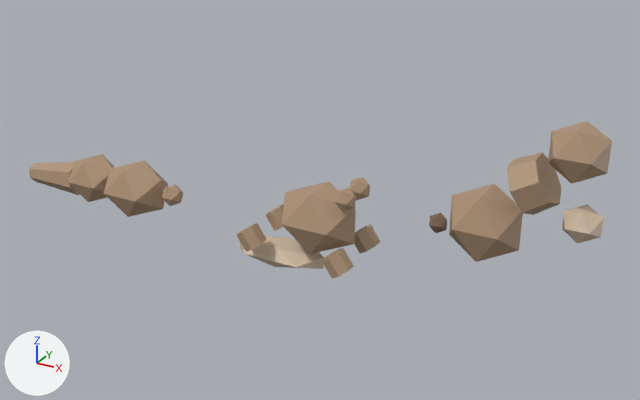
The glTF model public/studio/v2.15.0/d_otter/model.glb: old version first, new version second.
One viewpoint serves both versions: a camera (50 mm lens) standing at (6.49, -11.24, 6.55) and looking at (0.18, 0.24, 0.81). Every picture has the same lights, and +X, +Y and +Z are marked at lower left. The first picture is the older version. Where no turn or scale is listed for an object, it has been applied to the vertices.

Objects in the first picture: 'part0', 'part1', 'part10', 'part11', 'part13', 'part14', 'part16', 'part2', 'part3', 'part4', 'part5', 'part6', 'part7', 'part9' and 3 more.
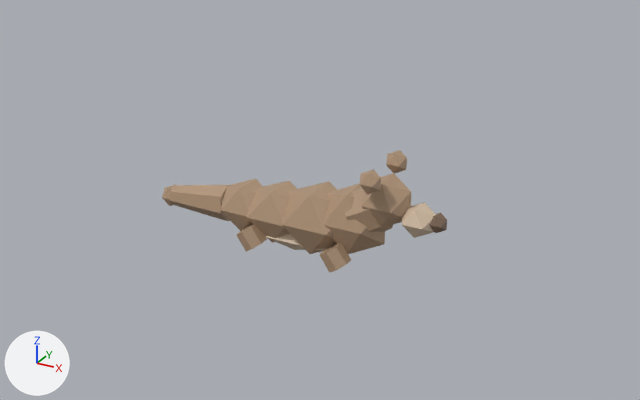
Boxes [x1, y1, x2, y2] around the edits, measured in the pictures (640 x 400 px):
'part0', moved: before [449, 183, 523, 262]; after [323, 183, 385, 254]
'part6', moved: before [548, 121, 612, 184]; after [361, 173, 411, 227]
'part2', moved: before [104, 160, 168, 217]; after [247, 181, 297, 243]
'part5', moved: before [507, 152, 561, 215]; after [345, 186, 393, 232]
'part3', moved: before [68, 154, 115, 202]; after [221, 179, 263, 231]
'part11', moved: before [29, 162, 80, 195]; after [170, 185, 229, 221]
'part7', moved: before [562, 204, 604, 244]; after [402, 202, 436, 238]
'part4', moved: before [240, 237, 324, 269]; after [265, 234, 326, 250]
'part10', moved: before [335, 187, 356, 212]; after [359, 170, 382, 195]
'part14', moved: before [322, 248, 354, 279]; after [320, 243, 351, 273]
'part9', moved: before [350, 177, 370, 200]; after [386, 150, 407, 174]
'part13', moved (not visible afterwards): before [354, 225, 381, 254]

The change, as a diff of the scene's bpy script:
```diff
--- a/public/studio/v2.15.0/d_otter/model.glb.py
+++ b/public/studio/v2.15.0/d_otter/model.glb.py
@@ me_geometry_0 @@
-me_geometry_0.from_pydata(...)  # 12 vertices, 20 faces; spans x 2.482..3.536, y -0.442..0.442, z 0.634..1.655
+me_geometry_0.from_pydata(...)  # 12 vertices, 20 faces; spans x 0.393..1.447, y -0.442..0.442, z 0.23..1.25
+# me_geometry_0 part 1: the whole mesh is moved by (-2.089, 0.0, -0.404)
 me_geometry_0.materials.append(mat_defaultmaterial)
@@ me_geometry_2 @@
-me_geometry_2.from_pydata(...)  # 12 vertices, 20 faces; spans x -4.015..-2.858, y -0.459..0.459, z -0.082..0.803
+me_geometry_2.from_pydata(...)  # 12 vertices, 20 faces; spans x -0.998..0.158, y -0.459..0.459, z 0.128..1.012
+# me_geometry_2 part 2: the whole mesh is moved by (3.016, 0.0, 0.209)
 me_geometry_2.materials.append(mat_defaultmaterial_002)
@@ me_geometry_3 @@
-me_geometry_3.from_pydata(...)  # 12 vertices, 20 faces; spans x -4.872..-3.919, y -0.391..0.391, z -0.017..0.766
+me_geometry_3.from_pydata(...)  # 12 vertices, 20 faces; spans x -1.516..-0.564, y -0.391..0.391, z 0.159..0.941
+# me_geometry_3 part 3: the whole mesh is moved by (3.355, 0.0, 0.175)
 me_geometry_3.materials.append(mat_defaultmaterial_003)
@@ me_geometry_4 @@
-me_geometry_4.from_pydata(...)  # 12 vertices, 20 faces; spans x -1.24..0.38, y -0.35..0.35, z -0.35..0.01
+me_geometry_4.from_pydata(...)  # 12 vertices, 20 faces; spans x -0.86..0.76, y -0.35..0.35, z 0.06..0.42
+# me_geometry_4 part 4: the whole mesh is moved by (0.38, 0.0, 0.41)
 me_geometry_4.materials.append(mat_defaultmaterial_004)
@@ me_geometry_5 @@
-me_geometry_5.from_pydata(...)  # 16 vertices, 28 faces; spans x 3.3..4.028, y -0.409..0.409, z 1.419..2.285
+me_geometry_5.from_pydata(...)  # 16 vertices, 28 faces; spans x 0.836..1.565, y -0.409..0.409, z 0.493..1.359
+# me_geometry_5 part 5: the whole mesh is moved by (-2.464, 0.0, -0.926)
 me_geometry_5.materials.append(mat_defaultmaterial_005)
@@ me_geometry_6 @@
-me_geometry_6.from_pydata(...)  # 12 vertices, 20 faces; spans x 3.81..4.593, y -0.374..0.374, z 2.07..2.802
+me_geometry_6.from_pydata(...)  # 12 vertices, 20 faces; spans x 1.069..1.851, y -0.374..0.374, z 0.794..1.526
+# me_geometry_6 part 6: the whole mesh is moved by (-2.741, 0.0, -1.276)
 me_geometry_6.materials.append(mat_defaultmaterial_006)
@@ me_geometry_7 @@
-me_geometry_7.from_pydata(...)  # 12 vertices, 20 faces; spans x 4.097..4.625, y -0.281..0.281, z 1.211..1.653
+me_geometry_7.from_pydata(...)  # 12 vertices, 20 faces; spans x 1.736..2.264, y -0.281..0.281, z 0.739..1.181
+# me_geometry_7 part 7: the whole mesh is moved by (-2.361, 0.0, -0.472)
 me_geometry_7.materials.append(mat_defaultmaterial_007)
@@ me_geometry_9 @@
-me_geometry_9.from_pydata(...)  # 12 vertices, 20 faces; spans x 0.724..1.047, y 0.083..0.406, z 0.991..1.314
+me_geometry_9.from_pydata(...)  # 12 vertices, 20 faces; spans x 1.238..1.562, y 0.298..0.622, z 1.458..1.782
+# me_geometry_9 part 8: the whole mesh is moved by (0.515, 0.215, 0.468)
 me_geometry_9.materials.append(mat_defaultmaterial_009)
@@ me_geometry_10 @@
-me_geometry_10.from_pydata(...)  # 12 vertices, 20 faces; spans x 0.724..1.047, y -0.406..-0.083, z 0.991..1.314
+me_geometry_10.from_pydata(...)  # 12 vertices, 20 faces; spans x 1.238..1.562, y -0.622..-0.298, z 1.458..1.782
+# me_geometry_10 part 9: the whole mesh is moved by (0.515, -0.215, 0.468)
 me_geometry_10.materials.append(mat_defaultmaterial_010)
@@ me_geometry_11 @@
-me_geometry_11.from_pydata(...)  # 16 vertices, 28 faces; spans x -5.918..-4.728, y -0.312..0.312, z 0.015..0.621
+me_geometry_11.from_pydata(...)  # 16 vertices, 28 faces; spans x -2.566..-1.375, y -0.312..0.312, z 0.233..0.839
+# me_geometry_11 part 10: the whole mesh is moved by (3.353, 0.0, 0.218)
 me_geometry_11.materials.append(mat_defaultmaterial_011)
@@ me_geometry_13 @@
-me_geometry_13.from_pydata(...)  # 16 vertices, 28 faces; spans x 0.63..1.123, y 0.286..0.676, z -0.071..0.406
+me_geometry_13.from_pydata(...)  # 16 vertices, 28 faces; spans x 0.556..1.048, y 0.225..0.615, z -0.014..0.463
+# me_geometry_13 part 11: the whole mesh is moved by (-0.074, -0.061, 0.057)
 me_geometry_13.materials.append(mat_defaultmaterial_013)
@@ me_geometry_14 @@
-me_geometry_14.from_pydata(...)  # 16 vertices, 28 faces; spans x 0.63..1.123, y -0.676..-0.286, z -0.071..0.406
+me_geometry_14.from_pydata(...)  # 16 vertices, 28 faces; spans x 0.556..1.048, y -0.615..-0.225, z -0.014..0.463
+# me_geometry_14 part 12: the whole mesh is moved by (-0.074, 0.061, 0.057)
 me_geometry_14.materials.append(mat_defaultmaterial_014)
```
